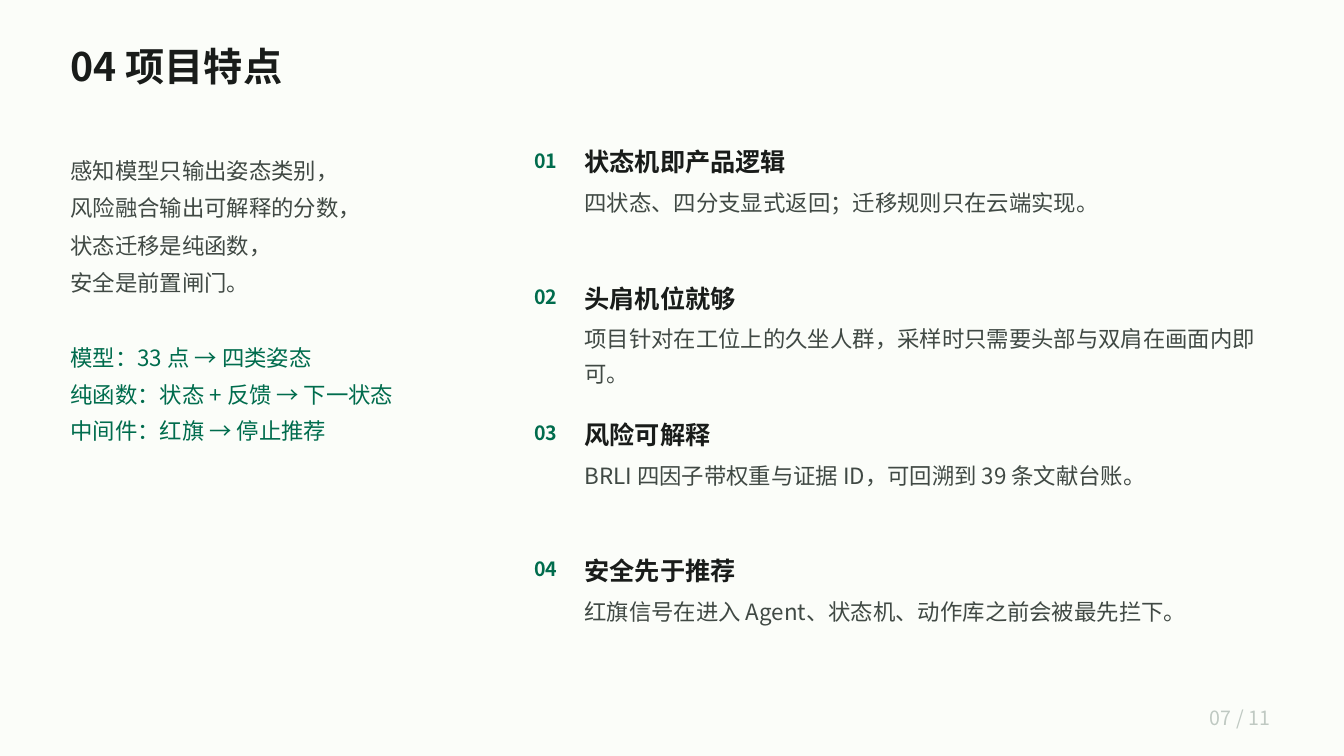
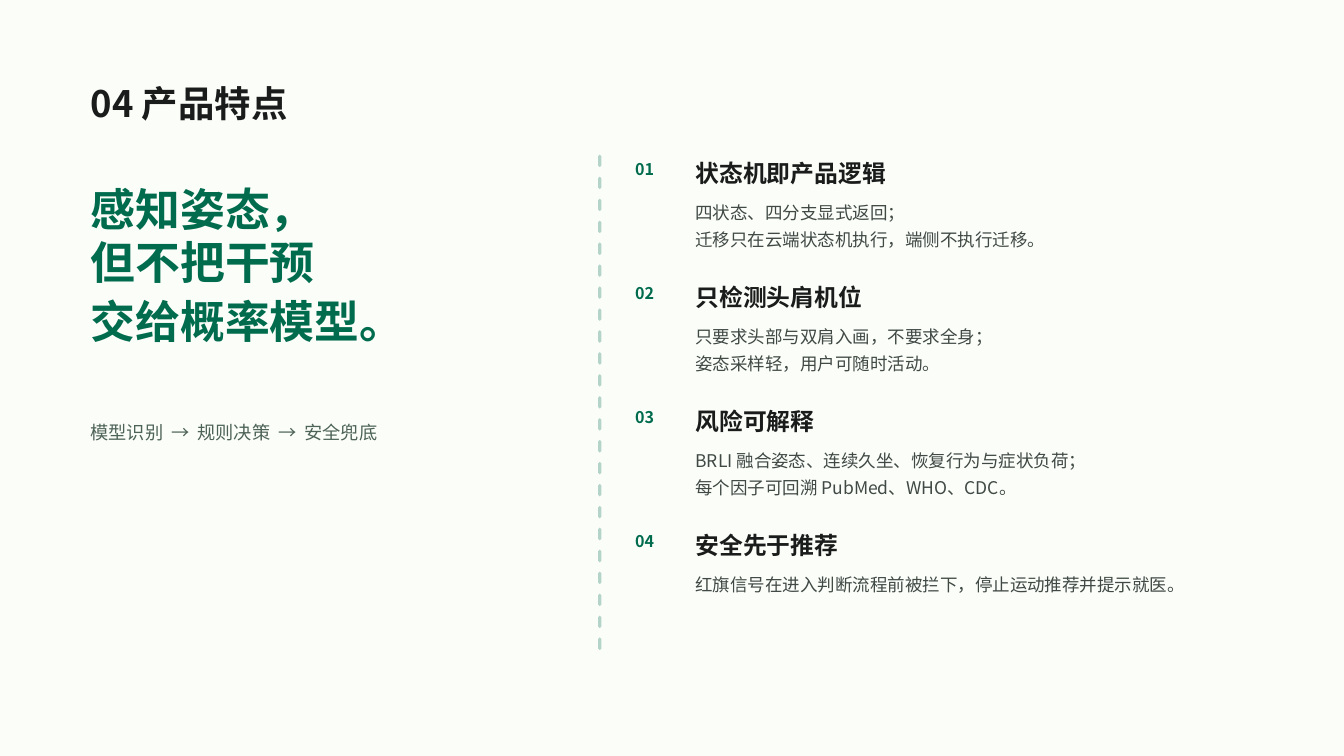
Before and after one commit to FlyGues2889/RiseLoop, a slide deck: slide 6 of docs/submission/RiseLoop-作品介绍.pptx. Drawn at 1344x756 pixels with LibreOffice and Linux fonts; fonts in the diff are those of the drawing. Boxes give left, top, right and bottom in pixels: in the first picture for what was removed or moved away, otherwise in the second. Text is boxed around its words. In the diff, an @@ line names an element or a change of style, - is before the commit and + after.

Commit message:
docs: 统一久坐时间口径并整理参赛材料
- 接口与文档里的“久坐心跳”统一改为“上报久坐时间”
- README 重写，补充界面截图与核心机制
- 删除已被替代的两张 HTML 导图
- 同步项目书与作品介绍
- .gitignore 补充 egg-info 与本地投稿产物

```diff
--- a/docs/submission/RiseLoop-作品介绍.pptx
+++ b/docs/submission/RiseLoop-作品介绍.pptx
@@ text at (91,86,288,121): text changed; size 28 to 26 pt @@
-04 项目特点
+04 产品特点
@@ text removed at (71,160,361,293) @@
-感知模型只输出姿态类别，
-风险融合输出可解释的分数，
-状态迁移是纯函数，
-安全是前置闸门。
@@ line added from (600, 156) to (600, 655), #006C4D 2.25 pt dashed @@
@@ text "01": place and size @@
-text "01" at (534,153,557,169)
+text "01" at (635,163,654,175)
@@ text "状态机即产品逻辑": place and size @@
-text "状态机即产品逻辑" at (585,149,787,174)
+text "状态机即产品逻辑" at (695,161,886,184)
@@ text added at (91,187,405,342), 32 pt, text #006C4D, bold @@
+感知姿态，
+但不把干预
+交给概率模型。
@@ text at (695,204,1045,248): text changed; size 16 to 12.5 pt @@
-四状态、四分支显式返回；迁移规则只在云端实现。
+四状态、四分支显式返回；
+迁移只在云端状态机执行，端侧不执行迁移。
@@ text "02": place and size @@
-text "02" at (534,289,557,305)
+text "02" at (635,287,654,299)
@@ text at (695,285,862,309): text changed; size 18 to 17 pt @@
-头肩机位就够
+只检测头肩机位
@@ text removed at (585,328,1255,349) @@
-项目针对在工位上的久坐人群，采样时只需要头部与双肩在画面内即可。
@@ text at (695,328,992,372): text changed; size 16 to 12.5 pt @@
-BRLI 四因子带权重与证据 ID，可回溯到 39 条文献台账。
+只要求头部与双肩入画，不要求全身；
+姿态采样轻，用户可随时活动。
@@ text removed at (71,347,393,441) @@
-模型：33 点 → 四类姿态
-纯函数：状态 + 反馈 → 下一状态
-中间件：红旗 → 停止推荐
@@ text "03": place and size @@
-text "03" at (534,425,557,441)
+text "03" at (635,411,654,423)
@@ text "风险可解释": place and size @@
-text "风险可解释" at (585,422,711,447)
+text "风险可解释" at (695,409,814,432)
@@ text added at (91,423,378,441), 13 pt, text #4D6358 @@
+模型识别 → 规则决策 → 安全兜底
@@ text added at (695,452,1087,496), 12.5 pt, text #404944 @@
+BRLI 融合姿态、连续久坐、恢复行为与症状负荷；
+每个因子可回溯 PubMed、WHO、CDC。
@@ size 14 to 11.5 pt; line spacing 1.12 to 1.15 in 4 elements at (635,287,654,299), (635,163,654,175), (635,411,654,423), (635,535,654,547) @@
@@ text "04": place and size @@
-text "04" at (534,561,557,577)
+text "04" at (635,535,654,547)
@@ size 18 to 17 pt; line spacing 1.12 to 1.15 in 3 elements at (695,161,886,184), (695,409,814,432), (695,533,838,556) @@
@@ text "安全先于推荐": place and size @@
-text "安全先于推荐" at (585,558,736,583)
+text "安全先于推荐" at (695,533,838,556)
@@ text at (695,576,1184,593): text changed; size 16 to 12.5 pt @@
-红旗信号在进入 Agent、状态机、动作库之前会被最先拦下。
+红旗信号在进入判断流程前被拦下，停止运动推荐并提示就医。
@@ text removed at (1210,711,1270,725) @@
-07 / 11
```
Also in this commit, not shown: 3 other slides changed, 8 slides added, 5 slides removed, 12 other files.
